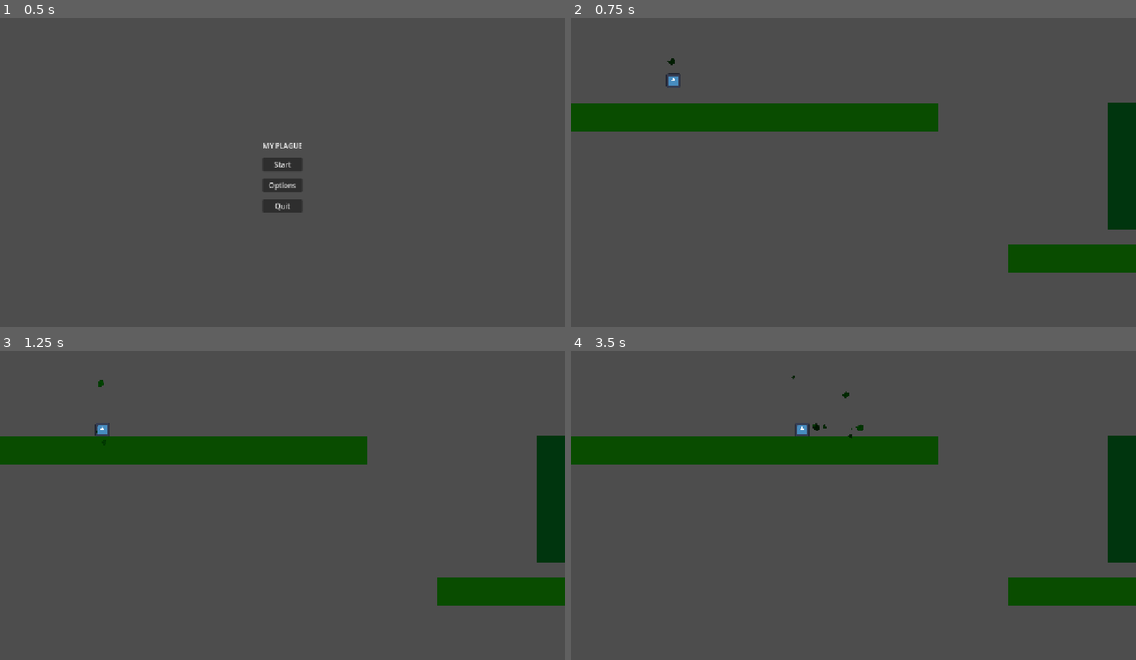
Above: before the commit, frames 1-4 (two rows, left to right).
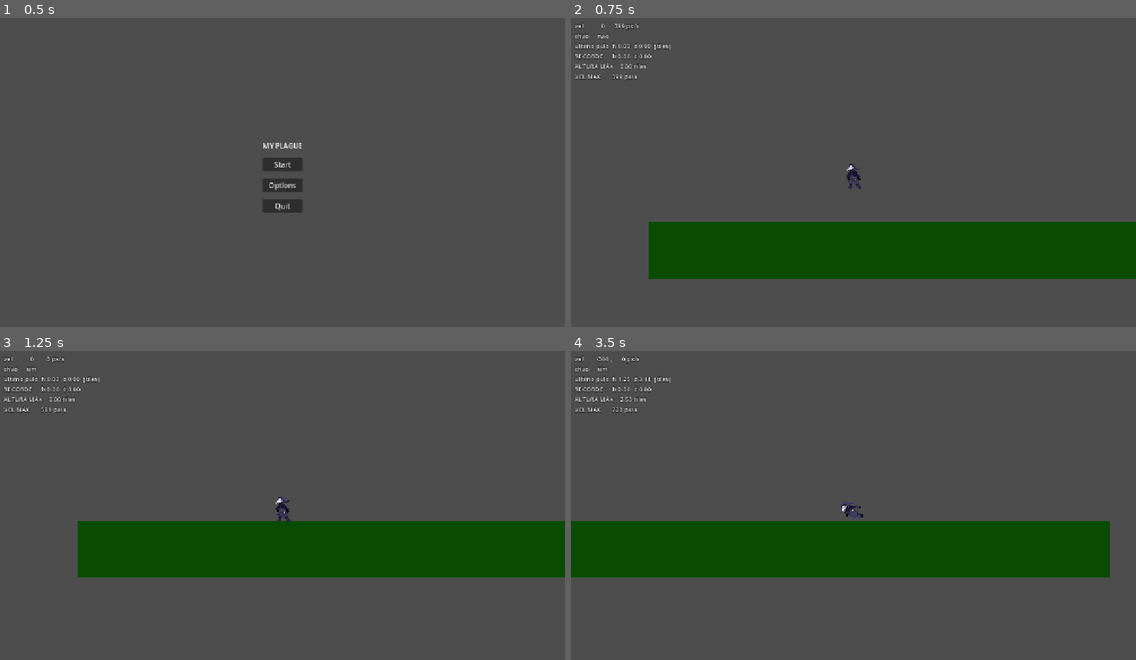
Above: after the commit, the same moments.

Repository: jpbmoura/gmtk-gamejam
Game: Godot game, scene res://scenes/menu/main_menu.tscn
Two runs of this game, one before a commit and one after it. Both use one fixed random seed, a clock stepped at 60 frames per second and the inputs below. The engine's default icon, where the game draws it, is replaced by a stand-in: a white triangle on a blue panel in a dark square.
Inputs:
- Up to frame 1 (0.5 s): no input
- Up to frame 2 (0.75 s): click "Start" at 0.5 s
- Up to frame 3 (1.25 s): no input
- Up to frame 4 (3.5 s): tap Enter (ui_accept) at 1.25, 1.52, 2.27 s; hold Right (ui_right) 1.28-2.78 s; tap X (dash) at 1.35, 2.1, 3.05 s; hold Left (ui_left) from 2.78 s (still down); tap 0 at 2.85 s

Frame 1 is identical in both runs. In frame 2, 22% of the frame differs, in the area x 0-100%, y 1-85%; in frame 3, 25%; in frame 4, 28%, in the area x 0-100%, y 1-83%.

Commit message:
sprite and camera

Diff:
--- a/scenes/levels/debug_overlay.gd
+++ b/scenes/levels/debug_overlay.gd
@@ -17,7 +17,7 @@
 
 
 func _ready() -> void:
-	get_tree().debug_collisions_hint = true
+	# get_tree().debug_collisions_hint = true
 	_label = Label.new()
 	_label.position = Vector2(8, 8)
 	_label.add_theme_font_size_override("font_size", 14)
--- a/scenes/levels/level_1.tscn
+++ b/scenes/levels/level_1.tscn
@@ -3,10 +3,11 @@
 [ext_resource type="Script" uid="uid://bnxug3x3taa6e" path="res://scenes/levels/level_1.gd" id="1_6761a"]
 [ext_resource type="PackedScene" uid="uid://brhky7d1fu1f7" path="res://scenes/entities/platform.tscn" id="1_nsrm0"]
 [ext_resource type="Script" uid="uid://bxowh1g00b0lj" path="res://scenes/player/player.gd" id="2_x42e6"]
-[ext_resource type="Texture2D" uid="uid://byaakvrxlx1jm" path="res://icon.svg" id="3_6761a"]
 [ext_resource type="Script" uid="uid://3clmk6063l62" path="res://scenes/levels/killzone.gd" id="4_x42e6"]
-[ext_resource type="Texture2D" uid="uid://bxiknj3a8gggl" path="res://assets/particles/posion_2.png" id="6_sk5k4"]
+[ext_resource type="Texture2D" uid="uid://bxiknj3a8gggl" path="res://assets/particles/posion_2.png" id="6_oc4kc"]
+[ext_resource type="Texture2D" uid="uid://lfgc71g0g32n" path="res://assets/sprites/idle-Sheet.png" id="6_s8va5"]
 [ext_resource type="Script" uid="uid://bwy648e6acgts" path="res://scenes/levels/debug_overlay.gd" id="7_oc4kc"]
+[ext_resource type="Texture2D" uid="uid://ctdqm0livm7x5" path="res://assets/sprites/run-Sheet.png" id="7_s8va5"]
 
 [sub_resource type="RectangleShape2D" id="RectangleShape2D_kiblc"]
 size = Vector2(64, 288)
@@ -15,12 +16,228 @@
 size = Vector2(2090, 138)
 
 [sub_resource type="RectangleShape2D" id="RectangleShape2D_fw547"]
-size = Vector2(32, 32)
+size = Vector2(23, 27)
 
 [sub_resource type="Curve" id="Curve_sk5k4"]
 _limits = [-1.0, 1.0, 0.0, 2.0]
-_data = [Vector2(0, -1), 0.0, 0.0, 0, 0, Vector2(0.96808517, 0.9775281), 0.0, 0.0, 0, 0, Vector2(1.9787235, 0.9325843), -1.9498698, 0.0, 0, 0]
+_data = [Vector2(0, -1), 0.0, 0.0, 0, 0, Vector2(0.96808517, 0.9775281), 0.0, 0.0, 0, 0, Vector2(1.9468086, -0.9101125), 0.0, 0.0, 0, 0]
 point_count = 3
+
+[sub_resource type="AtlasTexture" id="AtlasTexture_dga24"]
+atlas = ExtResource("6_s8va5")
+region = Rect2(0, 0, 64, 64)
+
+[sub_resource type="AtlasTexture" id="AtlasTexture_qxy0u"]
+atlas = ExtResource("6_s8va5")
+region = Rect2(64, 0, 64, 64)
+
+[sub_resource type="AtlasTexture" id="AtlasTexture_excbq"]
+atlas = ExtResource("6_s8va5")
+region = Rect2(128, 0, 64, 64)
+
+[sub_resource type="AtlasTexture" id="AtlasTexture_iav0o"]
+atlas = ExtResource("6_s8va5")
+region = Rect2(192, 0, 64, 64)
+
+[sub_resource type="AtlasTexture" id="AtlasTexture_dnkej"]
+atlas = ExtResource("6_s8va5")
+region = Rect2(256, 0, 64, 64)
+
+[sub_resource type="AtlasTexture" id="AtlasTexture_mm8aj"]
+atlas = ExtResource("6_s8va5")
+region = Rect2(320, 0, 64, 64)
+
+[sub_resource type="AtlasTexture" id="AtlasTexture_wtwp4"]
+atlas = ExtResource("6_s8va5")
+region = Rect2(384, 0, 64, 64)
+
+[sub_resource type="AtlasTexture" id="AtlasTexture_iwr0g"]
+atlas = ExtResource("6_s8va5")
+region = Rect2(448, 0, 64, 64)
+
+[sub_resource type="AtlasTexture" id="AtlasTexture_s8va5"]
+atlas = ExtResource("7_s8va5")
+region = Rect2(0, 0, 64, 56)
+
+[sub_resource type="AtlasTexture" id="AtlasTexture_bahl2"]
+atlas = ExtResource("7_s8va5")
+region = Rect2(64, 0, 64, 56)
+
+[sub_resource type="AtlasTexture" id="AtlasTexture_np2pn"]
+atlas = ExtResource("7_s8va5")
+region = Rect2(128, 0, 64, 56)
+
+[sub_resource type="AtlasTexture" id="AtlasTexture_v6ha0"]
+atlas = ExtResource("7_s8va5")
+region = Rect2(192, 0, 64, 56)
+
+[sub_resource type="AtlasTexture" id="AtlasTexture_gmpev"]
+atlas = ExtResource("7_s8va5")
+region = Rect2(256, 0, 64, 56)
+
+[sub_resource type="AtlasTexture" id="AtlasTexture_mkypq"]
+atlas = ExtResource("7_s8va5")
+region = Rect2(320, 0, 64, 56)
+
+[sub_resource type="AtlasTexture" id="AtlasTexture_ndtll"]
+atlas = ExtResource("7_s8va5")
+region = Rect2(384, 0, 64, 56)
+
+[sub_resource type="AtlasTexture" id="AtlasTexture_7h2jl"]
+atlas = ExtResource("7_s8va5")
+region = Rect2(448, 0, 64, 56)
+
+[sub_resource type="AtlasTexture" id="AtlasTexture_mqh5v"]
+atlas = ExtResource("7_s8va5")
+region = Rect2(512, 0, 64, 56)
+
+[sub_resource type="AtlasTexture" id="AtlasTexture_7o3do"]
+atlas = ExtResource("7_s8va5")
+region = Rect2(576, 0, 64, 56)
+
+[sub_resource type="AtlasTexture" id="AtlasTexture_o7j4k"]
+atlas = ExtResource("7_s8va5")
+region = Rect2(640, 0, 64, 56)
+
+[sub_resource type="AtlasTexture" id="AtlasTexture_31oqk"]
+atlas = ExtResource("7_s8va5")
+region = Rect2(704, 0, 64, 56)
+
+[sub_resource type="AtlasTexture" id="AtlasTexture_x7jkp"]
+atlas = ExtResource("7_s8va5")
+region = Rect2(768, 0, 64, 56)
+
+[sub_resource type="AtlasTexture" id="AtlasTexture_0qwwm"]
+atlas = ExtResource("7_s8va5")
+region = Rect2(832, 0, 64, 56)
+
+[sub_resource type="AtlasTexture" id="AtlasTexture_t4umt"]
+atlas = ExtResource("7_s8va5")
+region = Rect2(896, 0, 64, 56)
+
+[sub_resource type="AtlasTexture" id="AtlasTexture_4yk0h"]
+atlas = ExtResource("7_s8va5")
+region = Rect2(960, 0, 64, 56)
+
+[sub_resource type="AtlasTexture" id="AtlasTexture_vmrhw"]
+atlas = ExtResource("7_s8va5")
+region = Rect2(1024, 0, 64, 56)
+
+[sub_resource type="AtlasTexture" id="AtlasTexture_cfnpk"]
+atlas = ExtResource("7_s8va5")
+region = Rect2(1088, 0, 64, 56)
+
+[sub_resource type="AtlasTexture" id="AtlasTexture_wvtie"]
+atlas = ExtResource("7_s8va5")
+region = Rect2(1152, 0, 64, 56)
+
+[sub_resource type="AtlasTexture" id="AtlasTexture_o8s4s"]
+atlas = ExtResource("7_s8va5")
+region = Rect2(1216, 0, 64, 56)
+
+[sub_resource type="AtlasTexture" id="AtlasTexture_ebb2h"]
+atlas = ExtResource("7_s8va5")
+region = Rect2(1280, 0, 64, 56)
+
+[sub_resource type="SpriteFrames" id="SpriteFrames_dwgpx"]
+animations = [{
+"frames": [{
+"duration": 1.0,
+"texture": SubResource("AtlasTexture_dga24")
+}, {
+"duration": 1.0,
+"texture": SubResource("AtlasTexture_qxy0u")
+}, {
+"duration": 1.0,
+"texture": SubResource("AtlasTexture_excbq")
+}, {
+"duration": 1.0,
+"texture": SubResource("AtlasTexture_iav0o")
+}, {
+"duration": 1.0,
+"texture": SubResource("AtlasTexture_dnkej")
+}, {
+"duration": 1.0,
+"texture": SubResource("AtlasTexture_mm8aj")
+}, {
+"duration": 1.0,
+"texture": SubResource("AtlasTexture_wtwp4")
+}, {
+"duration": 1.0,
+"texture": SubResource("AtlasTexture_iwr0g")
+}],
+"loop": 1,
+"name": &"idle",
+"speed": 8.0
+}, {
+"frames": [{
+"duration": 1.0,
+"texture": SubResource("AtlasTexture_s8va5")
+}, {
+"duration": 1.0,
+"texture": SubResource("AtlasTexture_bahl2")
+}, {
+"duration": 1.0,
+"texture": SubResource("AtlasTexture_np2pn")
+}, {
+"duration": 1.0,
+"texture": SubResource("AtlasTexture_v6ha0")
+}, {
+"duration": 1.0,
+"texture": SubResource("AtlasTexture_gmpev")
+}, {
+"duration": 1.0,
+"texture": SubResource("AtlasTexture_mkypq")
+}, {
+"duration": 1.0,
+"texture": SubResource("AtlasTexture_ndtll")
+}, {
+"duration": 1.0,
+"texture": SubResource("AtlasTexture_7h2jl")
+}, {
+"duration": 1.0,
+"texture": SubResource("AtlasTexture_mqh5v")
+}, {
+"duration": 1.0,
+"texture": SubResource("AtlasTexture_7o3do")
+}, {
+"duration": 1.0,
+"texture": SubResource("AtlasTexture_o7j4k")
+}, {
+"duration": 1.0,
+"texture": SubResource("AtlasTexture_31oqk")
+}, {
+"duration": 1.0,
+"texture": SubResource("AtlasTexture_x7jkp")
+}, {
+"duration": 1.0,
+"texture": SubResource("AtlasTexture_0qwwm")
+}, {
+"duration": 1.0,
+"texture": SubResource("AtlasTexture_t4umt")
+}, {
+"duration": 1.0,
+"texture": SubResource("AtlasTexture_4yk0h")
+}, {
+"duration": 1.0,
+"texture": SubResource("AtlasTexture_vmrhw")
+}, {
+"duration": 1.0,
+"texture": SubResource("AtlasTexture_cfnpk")
+}, {
+"duration": 1.0,
+"texture": SubResource("AtlasTexture_wvtie")
+}, {
+"duration": 1.0,
+"texture": SubResource("AtlasTexture_o8s4s")
+}, {
+"duration": 1.0,
+"texture": SubResource("AtlasTexture_ebb2h")
+}],
+"loop": 1,
+"name": &"running",
+"speed": 30.0
+}]
 
 [node name="Level1" type="Node2D" unique_id=2117434212 node_paths=PackedStringArray("spawn", "player")]
 script = ExtResource("1_6761a")
@@ -67,20 +284,17 @@
 position = Vector2(0, 160)
 script = ExtResource("2_x42e6")
 
-[node name="Sprite2D" type="Sprite2D" parent="Player" unique_id=2033307389]
-position = Vector2(112, -80)
-scale = Vector2(0.25, 0.25)
-texture = ExtResource("3_6761a")
-
 [node name="CollisionShape2D" type="CollisionShape2D" parent="Player" unique_id=727390925]
-position = Vector2(112, -80)
+position = Vector2(109.5, -79.5)
 shape = SubResource("RectangleShape2D_fw547")
 
 [node name="CPUParticles2D" type="CPUParticles2D" parent="Player/CollisionShape2D" unique_id=855651056]
+visible = false
 modulate = Color(0, 0.7695679, 0.16358232, 1)
 self_modulate = Color(0, 0.40784314, 0.1882353, 1)
 oversampling_with_scale = 1
-texture = ExtResource("6_sk5k4")
+amount = 4
+texture = ExtResource("6_oc4kc")
 lifetime = 2.0
 lifetime_randomness = 0.5
 emission_shape = 1
@@ -91,9 +305,24 @@
 radial_accel_min = 20.0
 radial_accel_max = 20.0
 angle_max = 399.2
-scale_amount_min = 0.1
+scale_amount_min = 0.3
 scale_amount_max = 0.5
 color = Color(3.946722e-06, 0.80765486, 0.28803572, 1)
 hue_variation_min = 0.5
 hue_variation_max = 1.0
 hue_variation_curve = SubResource("Curve_sk5k4")
+
+[node name="AnimatedSprite2D" type="AnimatedSprite2D" parent="Player" unique_id=1349859917]
+position = Vector2(112, -80)
+scale = Vector2(0.49999994, 0.49999997)
+sprite_frames = SubResource("SpriteFrames_dwgpx")
+animation = &"running"
+frame_progress = 0.09323585
+
+[node name="Camera2D" type="Camera2D" parent="Player" unique_id=220215669]
+position = Vector2(112, -79)
+zoom = Vector2(2, 2)
+
+[node name="DebugOverlay" type="CanvasLayer" parent="." unique_id=990117488 node_paths=PackedStringArray("player")]
+script = ExtResource("7_oc4kc")
+player = NodePath("../Player")
--- a/scenes/player/player.gd
+++ b/scenes/player/player.gd
@@ -31,6 +31,9 @@
 
 func _ready() -> void:
 	add_to_group("player")
+
+	# -- animation --
+	$AnimatedSprite2D.play("idle")
 
 func _physics_process(delta: float) -> void:
 	var on_floor := is_on_floor()
@@ -94,15 +97,22 @@
 
 	# --- dash ---
 	# ui_right twice to dash
-	if Input.is_action_just_pressed("ui_dash"):
+	if Input.is_action_just_pressed("dash"):
 		velocity.x = speed * 2.0 * sign(velocity.x)
 
-	# --- horizontal ---
+	# --- moving ---
 	if wall_lock_timer <= 0.0:
 		var direction := Input.get_axis("ui_left", "ui_right")
 		if direction:
 			velocity.x = move_toward(velocity.x, direction * speed, acceleration * delta)
+			if direction < 0.0:
+				$AnimatedSprite2D.flip_h = false
+			else:
+				$AnimatedSprite2D.flip_h = true
+			$AnimatedSprite2D.play("running")
+
 		else:
 			velocity.x = move_toward(velocity.x, 0.0, friction * delta)
+			$AnimatedSprite2D.play("idle")
 
 	move_and_slide()
Binary file added: assets/sprites/idle-Sheet.png
Not shown, added: assets/sprites/idle-Sheet.png.import
Binary file added: assets/sprites/run-Sheet.png
Not shown, added: assets/sprites/run-Sheet.png.import
